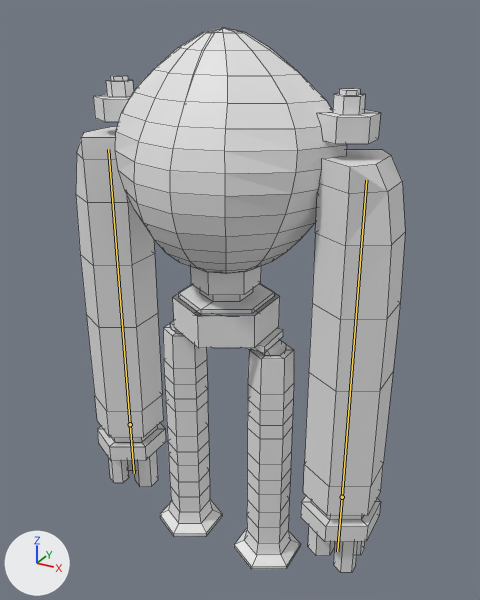
An edit to the Blender file Assets/Blender/RockRobot.blend, drawn before and after from the same camera.
Rendered twice from a 50 mm camera at (3.39, -5.85, 3.19) aimed at (0.08, 0.16, 0.18). The axes (+X, +Y, +Z) are drawn at lower left. The lights are the same throughout. The bones that change are drawn over the model as lines. Mesh edges are drawn as thin lines.

The first picture shows 'RockRobot'.
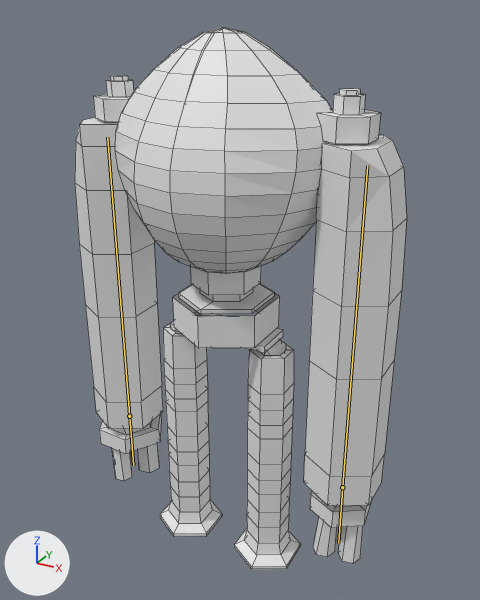
The newer file adds an action. The first version stands in its rest pose; the second is drawn at frame 15 of the action 'RobotIdle'.

Changed parts and their boxes (x1, y1, x2, y2) in the pictures (480 x 600 px):
'RockRobot', posed: before (76, 27, 405, 573); after (75, 27, 407, 569)
bone 'Arm.L', root to tip: before (342, 497) to (366, 180); after (342, 487) to (367, 165)
bone 'Hand.L', root to tip: before (342, 497) to (337, 551); after (342, 487) to (338, 543)
bone 'Arm.R', root to tip: before (130, 424) to (108, 149); after (129, 416) to (107, 137)
bone 'Hand.R', root to tip: before (130, 424) to (134, 473); after (129, 416) to (133, 465)

The change in detail:
Bone 'Arm.L' (bone_arm_l) moves from (0.0, 0.0, 0.0) to (0.0, 0.13, 0.0).
Bone 'Hand.L' (bone_hand_l) turns from (0, 0, 0) to (0, 80, 0) degrees about its own x, y and z.
Bone 'Arm.R' (bone_arm_r) moves from (0.0, 0.0, 0.0) to (0.0, 0.13, 0.0).
Bone 'Hand.R' (bone_hand_r) turns from (0, 0, 0) to (0, -40, 0) degrees about its own x, y and z.
